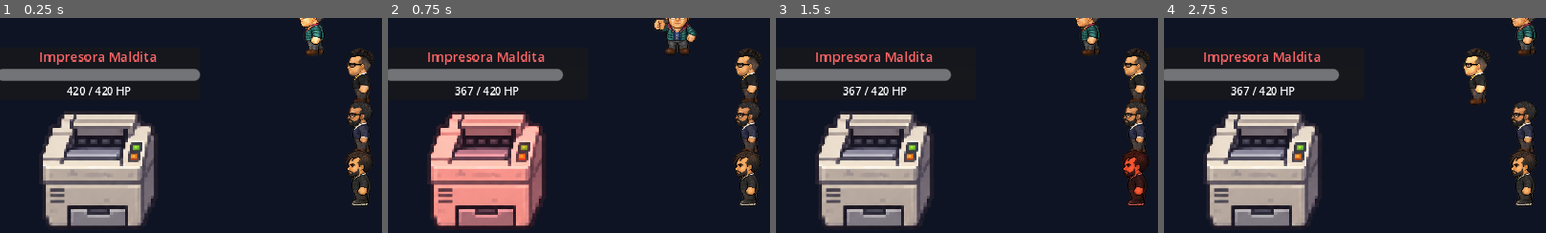
Above: before the commit, frames 1-4 (left to right).
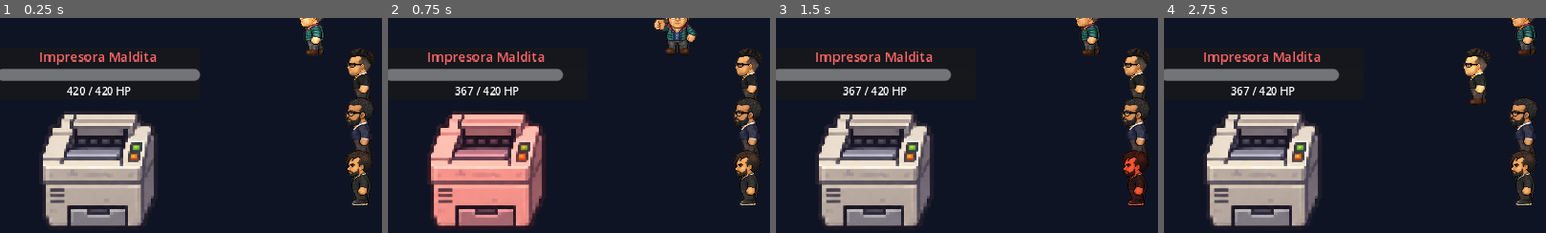
Above: after the commit, the same moments.

Repository: nevalova/it-adventures
Game: Godot game, scene res://scenes/battle.tscn
Same seed, same stepped clock (60 frames per second), same inputs: the game is played once before the commit and once after it. This scene is started directly instead of the project's main scene.
Inputs:
- Up to frame 1 (0.25 s): no input
- Up to frame 2 (0.75 s): click "[ATQ] Atacar" at 0.5 s
- Up to frame 3 (1.5 s): click "[ESP] Habilidad IT" at 1.25 s
- Up to frame 4 (2.75 s): click "[ITEM] Usar Item" at 2 s
The pictures show only the part of the screen within x 2-52%, y 6-56%; the shares and areas given below are measured in that part.

The runs differ from the first frame. In frame 1, 0.6% of the frame differs, in the area x 90-98%, y 36-64%; in frame 2, 0.6%; in frame 3, 0.6%; in frame 4, 0.6%.

Commit message:
Normalize Juan Carlos player sprite scale to match NPCs

Diff:
--- a/scripts/battle.gd
+++ b/scripts/battle.gd
@@ -173,7 +173,7 @@
 			spr.texture = load(member["spritesheet_path"])
 		spr.hframes = 4
 		spr.vframes = 12
-		spr.scale = Vector2(0.32, 0.32)
+		spr.scale = member.get("battle_scale", Vector2(0.32, 0.32))
 		spr.position = Vector2(PARTY_LINE_X, start_y + i * step_y)
 		# Row 2 (mirando a la izquierda hacia el enemigo)
 		spr.frame = 2 * 4 + 0
--- a/scripts/game_manager.gd
+++ b/scripts/game_manager.gd
@@ -20,7 +20,9 @@
 		"special_move_name": "Reinicio Forzado al Rack",
 		"avatar_symbol": "[J]",
 		"portrait_path": "res://assets/characters/javier_portrait.png",
-		"spritesheet_path": "res://assets/characters/javier_spritesheet.png"
+		"spritesheet_path": "res://assets/characters/javier_spritesheet.png",
+		"overworld_scale": Vector2(0.24, 0.24),
+		"battle_scale": Vector2(0.32, 0.32)
 	},
 	"tonazo": {
 		"name": "Toñazo",
@@ -39,7 +41,9 @@
 		"special_move_name": "USB Booteable con Linux Milagroso",
 		"avatar_symbol": "[T]",
 		"portrait_path": "res://assets/characters/tonazo_portrait.png",
-		"spritesheet_path": "res://assets/characters/tonazo_spritesheet.png"
+		"spritesheet_path": "res://assets/characters/tonazo_spritesheet.png",
+		"overworld_scale": Vector2(0.24, 0.24),
+		"battle_scale": Vector2(0.32, 0.32)
 	},
 	"juan_carlos": {
 		"name": "Juan Carlos",
@@ -58,7 +62,9 @@
 		"special_move_name": "Ataque DDoS con la Cafetera",
 		"avatar_symbol": "[JC]",
 		"portrait_path": "res://assets/characters/juan_carlos_portrait.png",
-		"spritesheet_path": "res://assets/characters/juan_carlos_spritesheet.png"
+		"spritesheet_path": "res://assets/characters/juan_carlos_spritesheet.png",
+		"overworld_scale": Vector2(0.28, 0.28),
+		"battle_scale": Vector2(0.365, 0.365)
 	},
 	"alejandro": {
 		"name": "Alejandro",
@@ -77,7 +83,9 @@
 		"special_move_name": "Mañana no vengo, voy a Chilpancingo",
 		"avatar_symbol": "[A]",
 		"portrait_path": "res://assets/characters/alejandro_portrait.png",
-		"spritesheet_path": "res://assets/characters/alejandro_spritesheet.png"
+		"spritesheet_path": "res://assets/characters/alejandro_spritesheet.png",
+		"overworld_scale": Vector2(0.24, 0.24),
+		"battle_scale": Vector2(0.32, 0.32)
 	},
 	"israel": {
 		"name": "Israel",
@@ -96,7 +104,9 @@
 		"special_move_name": "DROP DATABASE CON ROOT",
 		"avatar_symbol": "[I]",
 		"portrait_path": "res://assets/characters/israel_portrait.png",
-		"spritesheet_path": "res://assets/characters/israel_spritesheet.png"
+		"spritesheet_path": "res://assets/characters/israel_spritesheet.png",
+		"overworld_scale": Vector2(0.23, 0.23),
+		"battle_scale": Vector2(0.31, 0.31)
 	}
 }
 
--- a/scripts/player.gd
+++ b/scripts/player.gd
@@ -27,7 +27,14 @@
 		sprite.texture = load(leader["spritesheet_path"])
 		sprite.hframes = 4
 		sprite.vframes = 12
-		sprite.scale = Vector2(0.24, 0.24)
+		var ow_scale = leader.get("overworld_scale", Vector2(0.24, 0.24))
+		sprite.scale = ow_scale
+		if ow_scale.y > 0.25:
+			sprite.position = Vector2(0, -11)
+			name_tag.position.y = -36.0
+		else:
+			sprite.position = Vector2(0, -10)
+			name_tag.position.y = -34.0
 		current_row = 6
 		sprite.frame = current_row * 4 + 0 # Mirando a la derecha
 		facing_direction = Vector2.RIGHT
